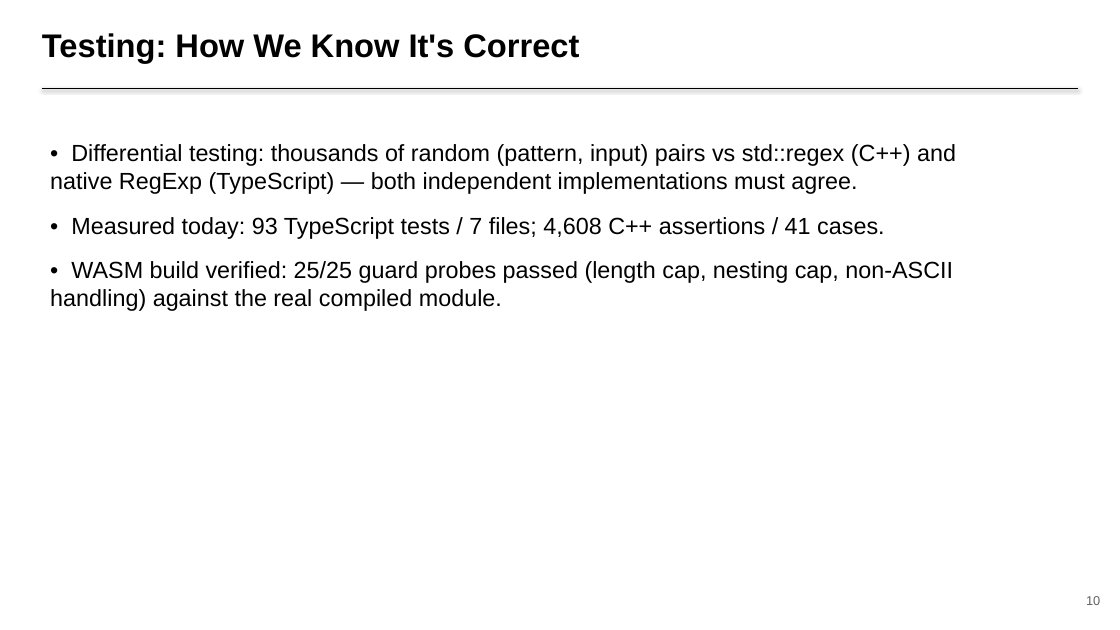
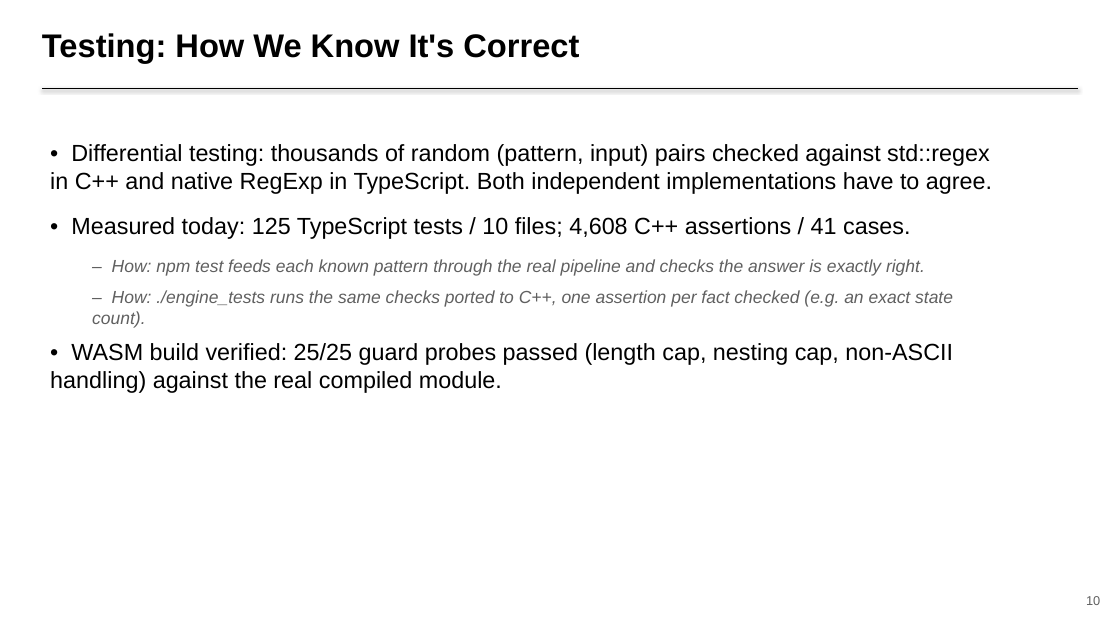
Before and after one commit to Vignesh-P-C/regexlab, a slide deck: slide 10 of docs/presentation.pptx. Drawn at 1120x630 pixels with LibreOffice and Linux fonts; fonts in the diff are those of the drawing. Boxes give left, top, right and bottom in pixels: in the first picture for what was removed or moved away, otherwise in the second. Text is boxed around its words. In the diff, an @@ line names an element or a change of style, - is before the commit and + after.

```diff
--- a/docs/presentation.pptx
+++ b/docs/presentation.pptx
@@ text at <box>50,144,992,328</box>: text changed @@
-• Differential testing: thousands of random (pattern, input) pairs vs std::regex (C++) and native RegExp (TypeScript) — both independent implementations must agree.
-• Measured today: 93 TypeScript tests / 7 files; 4,608 C++ assertions / 41 cases.
+• Differential testing: thousands of random (pattern, input) pairs checked against std::regex in C++ and native RegExp in TypeScript. Both independent implementations have to agree.
+• Measured today: 125 TypeScript tests / 10 files; 4,608 C++ assertions / 41 cases.
+– How: npm test feeds each known pattern through the real pipeline and checks the answer is exactly right.
+– How: ./engine_tests runs the same checks ported to C++, one assertion per fact checked (e.g. an exact state count).
```
Also in this commit, not shown: 8 other slides changed, 1 other file.
